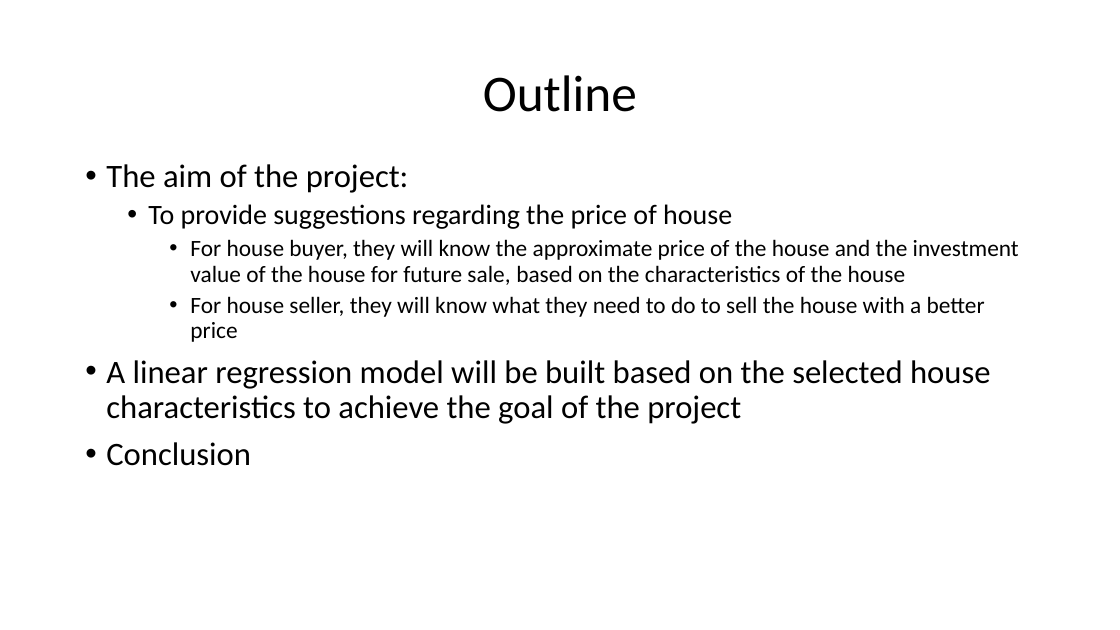
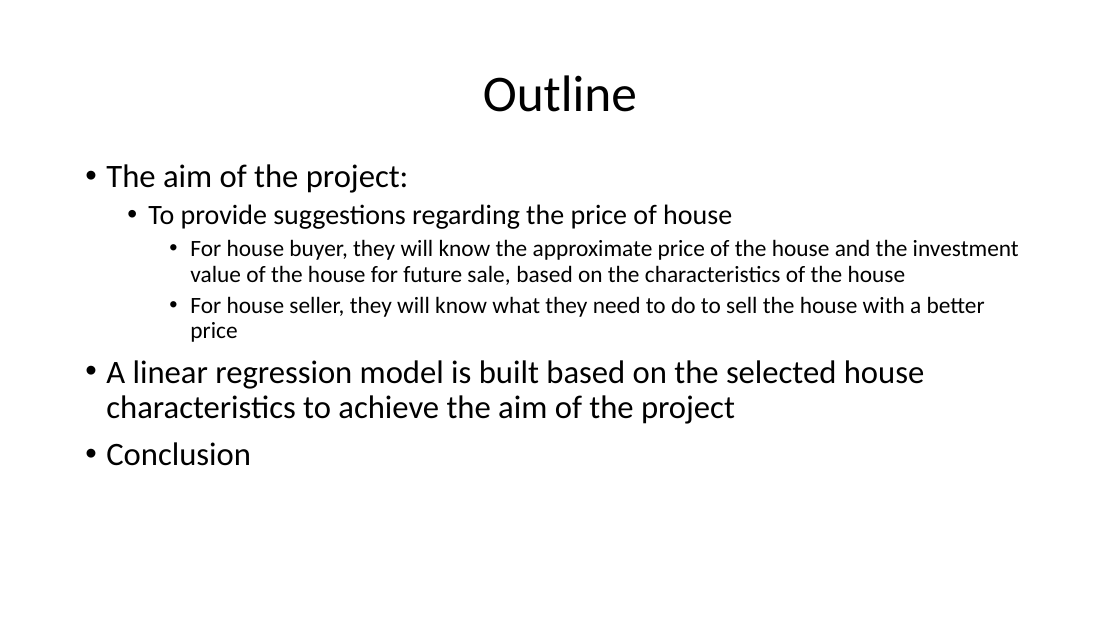
Before and after one commit to learn-co-curriculum/dsc-phase-2-project, a slide deck: slide 2 of Presentation_project2.pptx. Drawn at 1120x630 pixels with LibreOffice and Linux fonts; fonts in the diff are those of the drawing. Boxes give left, top, right and bottom in pixels: in the first picture for what was removed or moved away, otherwise in the second. Text is boxed around its words. In the diff, an @@ line names an element or a change of style, - is before the commit and + after.

```diff
--- a/Presentation_project2.pptx
+++ b/Presentation_project2.pptx
@@ text at [106, 360, 924, 424]: text changed @@
-• A linear regression model will be built based on the selected house characteristics to achieve the goal of the project
+• A linear regression model is built based on the selected house characteristics to achieve the aim of the project
```
Also in this commit, not shown: 4 other slides changed, 1 other file.
